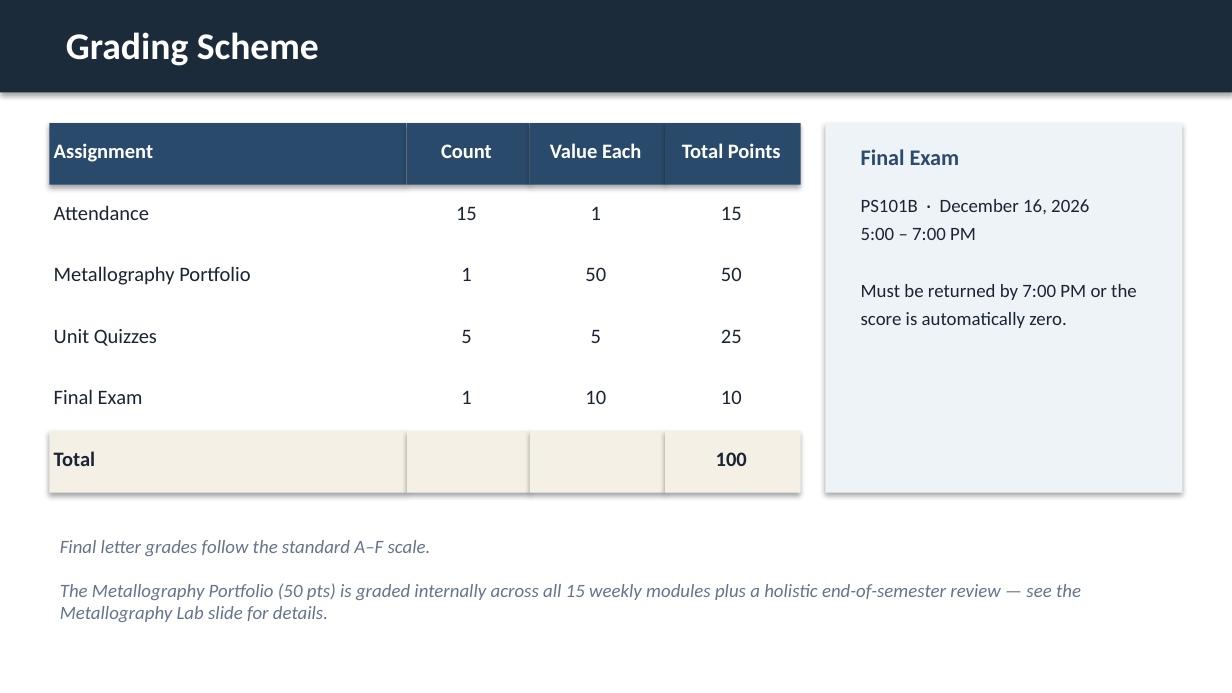
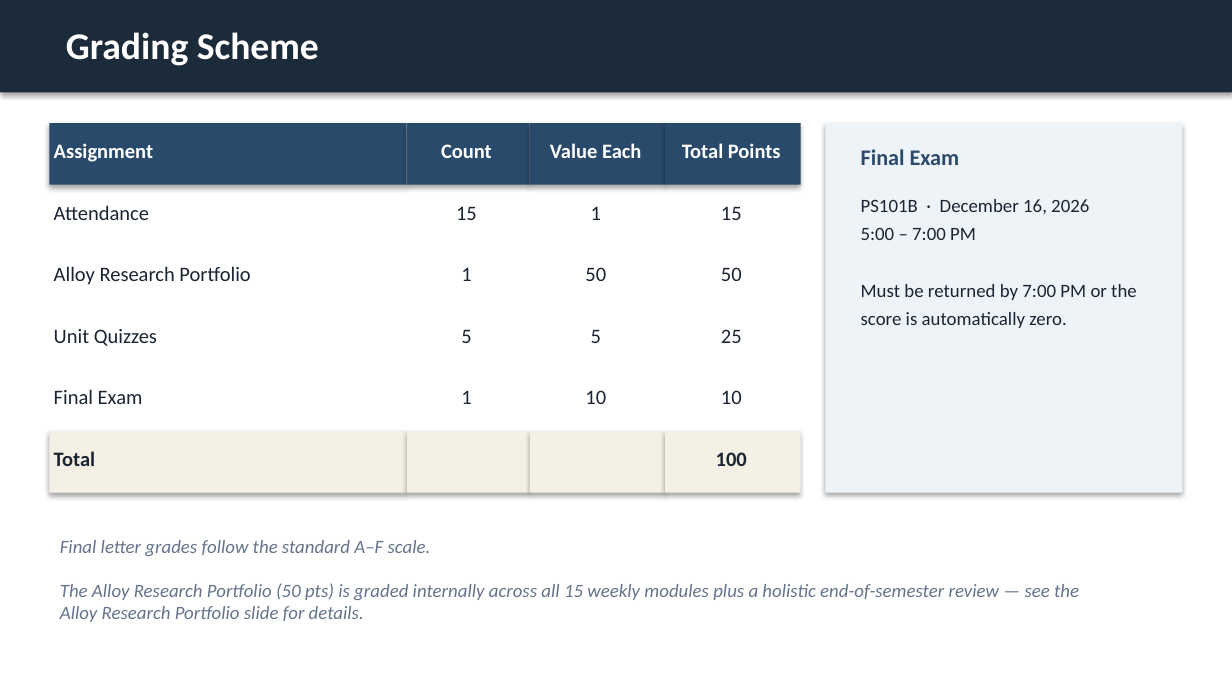
Before and after one commit to kainanis808/kainanis808.github.io, a slide deck: slide 4 of MECH191_metallurgy/slideDecks/pptx/MECH191_Week1_Intro.pptx. Drawn at 1232x693 pixels with LibreOffice and Linux fonts; fonts in the diff are those of the drawing. Boxes give left, top, right and bottom in pixels: in the first picture for what was removed or moved away, otherwise in the second. Text is boxed around its words. In the diff, an @@ line names an element or a change of style, - is before the commit and + after.

```diff
--- a/MECH191_metallurgy/slideDecks/pptx/MECH191_Week1_Intro.pptx
+++ b/MECH191_metallurgy/slideDecks/pptx/MECH191_Week1_Intro.pptx
@@ text at (54, 266, 250, 285): text changed @@
-Metallography Portfolio
+Alloy Research Portfolio
@@ text at (60, 583, 1079, 600): text changed @@
-The Metallography Portfolio (50 pts) is graded internally across all 15 weekly modules plus a holistic end-of-semester review — see the
+The Alloy Research Portfolio (50 pts) is graded internally across all 15 weekly modules plus a holistic end-of-semester review — see the
@@ text at (60, 606, 364, 622): text changed @@
-Metallography Lab slide for details.
+Alloy Research Portfolio slide for details.
```
Also in this commit, not shown: 2 other slides changed, 48 other files.
